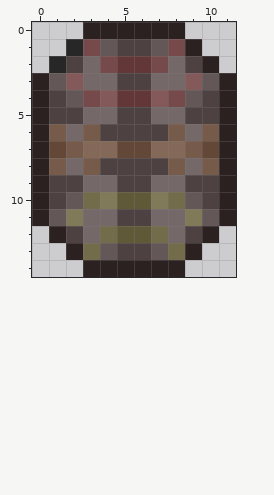
Edited in one commit: pixel-art sprite (Content/Items/Material/SearingPlate.png). The picture above was drawn from the file before the commit.
The file is 24x30 pixels, drawn in blocks of 2x2; one block is one cell here.
Once edited:
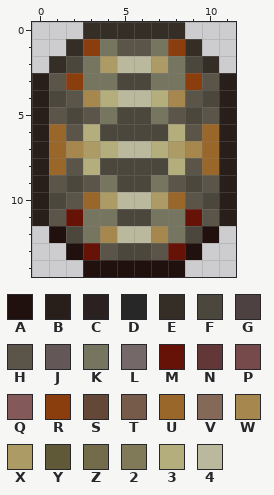
Palette (. is transparent): A #20100e  B #291f1a  C #2c2121  D #272727  E #342e27  F #4c473c  G #4d4141  H #5a5548  J #635757  K #767560  L #746868  M #661207  N #633737  P #764a4a  Q #845959  R #8a3d0d  S #634837  T #765a4a  U #9a672a  V #846959  W #a6874e  X #ad9b66  Y #605937  Z #736c4a  2 #817a59  3 #b4ad7c  4 #bbb99d
What changed:
Changed rows in their new state; - is an unchanged pixel.
first column x 0:
 0 ---EEEEEE---
 1 --ERKHHKRE--
 2 -EFKX44XKFE-
 3 BHRKKFFKKRHB
 4 BFHW3443WHFB
 5 BHFHKFFKHFHB
 6 BUH3FFFF3HUB
 7 BUWX3443XWUB
 8 BUH3FFFF3HUB
 9 BHFHKFFKHFHB
10 BFHUX44XUHFB
11 BHMKKFFKKMHB
12 -AFKW44WKFA-
13 --AMHFFHMA--
14 ---AAAAAA---
